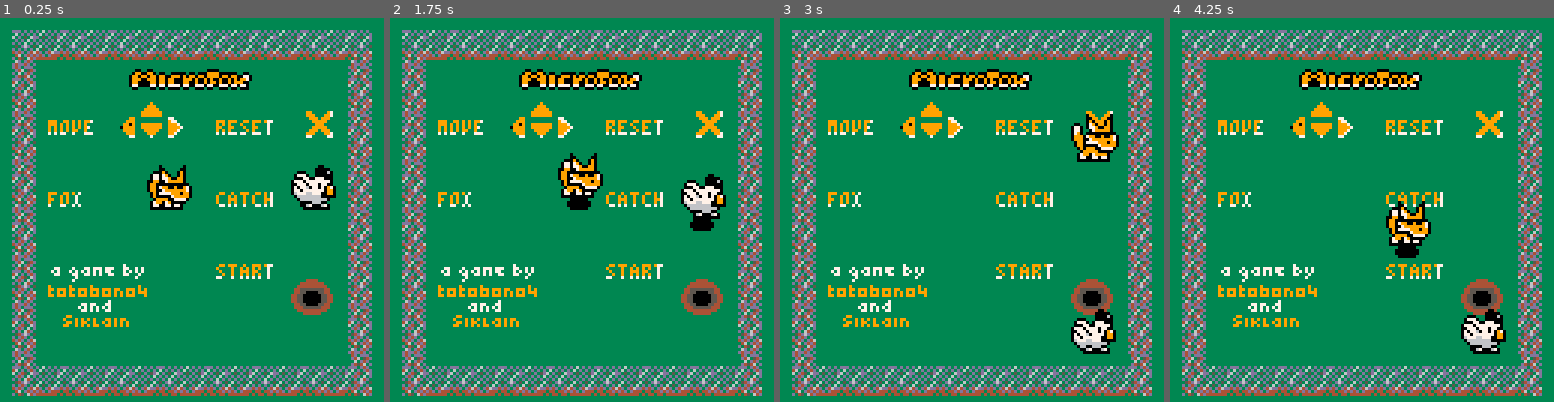
Above: before the commit, frames 1-4 (left to right).
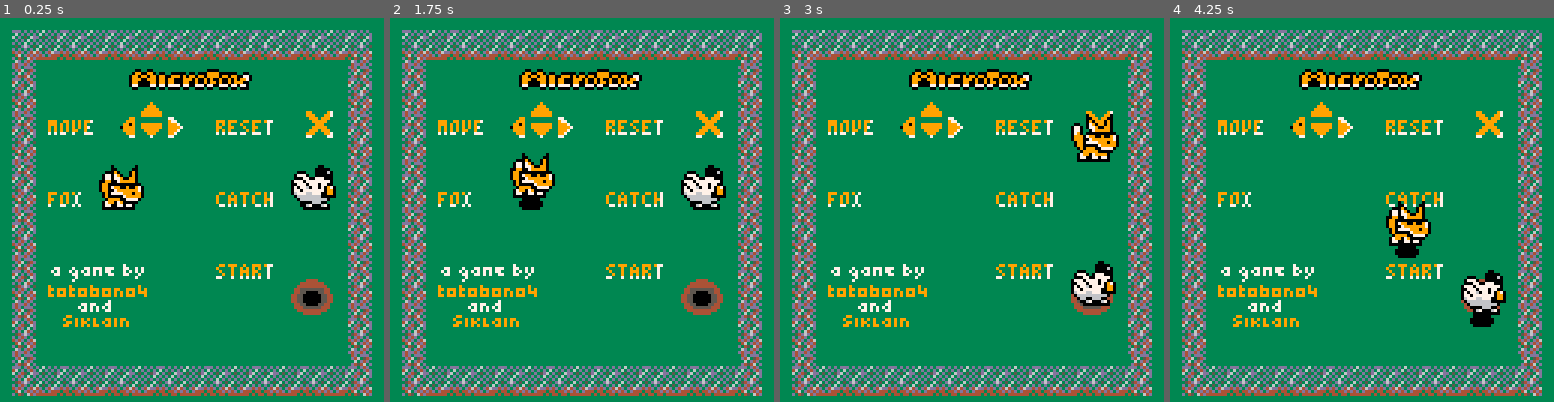
Above: after the commit, the same moments.

Repository: totobono4/microfox
Game: PICO-8 cartridge microfox.p8
Two runs of this game, one before a commit and one after it. Both use one fixed random seed, a clock stepped at 60 frames per second and the inputs below.
Inputs:
- Up to frame 1 (0.25 s): no input
- Up to frame 2 (1.75 s): tap X (X key) at 0.33, 1.07 s; tap O (Z key) at 0.7, 1.7 s; hold Right from 1.6 s (still down)
- Up to frame 3 (3 s): tap X (X key) at 1.85, 2.97 s; release Right at 2.1 s; tap O (Z key) at 2.1, 2.5, 2.9 s; hold Up 2.15-2.42 s; hold Right from 2.47 s (still down)
- Up to frame 4 (4.25 s): release Right at 3.03 s; hold Left 3.08-3.58 s; tap O (Z key) at 3.3, 3.7, 4.1 s; hold Down 3.63-3.97 s; hold Right from 4.02 s (still down); tap X (X key) at 4.08 s

The runs differ from the first frame. In frame 1, 2.0% of the frame differs, in the area x 25-50%, y 38-50%; in frame 2, 3.6%, in the area x 31-88%, y 35-56%; in frame 3, 1.9%; in frame 4, 1.9%.

Commit message:
maps and coq music

Diff:
--- a/microfox.p8
+++ b/microfox.p8
@@ -6,8 +6,6 @@
 	palt(0,false)
 
 	load_level(lvl)
-
-	music(0)
 end
 
 function _update()
@@ -105,16 +103,28 @@
 	}
 }
 
+maps={
+	menu={
+		cx=16,
+		cy=0,
+		sx=0,
+		sy=0,
+		cw=16,
+		ch=16,
+	},
+	green={
+		cx=0,
+		cy=0,
+		sx=0,
+		sy=0,
+		cw=16,
+		ch=16,
+	}
+}
+
 lvls={
 	[1]={
-		m={
-			cx=16,
-			cy=0,
-			sx=0,
-			sy=0,
-			cw=16,
-			ch=16,
-		},
+		m=maps.menu,
 	 b={
 	 	{11,1,1,1,1,1,1,8},
 	 	{2,0,0,0,0,0,0,2},
@@ -127,20 +137,26 @@
 	 },
 	 e={
 	 	{id=3,x=6,y=5},
-	 	{id=1,x=3,y=3},
+	 	{id=1,x=2,y=3},
 	 	{id=2,x=6,y=3},
+	 	{id=4,x=1,y=1},
+	 	{id=4,x=2,y=1},
+	 	{id=4,x=3,y=1},
+	 	{id=4,x=4,y=1},
+	 	{id=4,x=5,y=1},
+	 	{id=4,x=6,y=1},
+	 	{id=4,x=1,y=6},
+	 	{id=4,x=2,y=6},
+	 	{id=4,x=3,y=6},
+	 	{id=4,x=4,y=6},
+	 	{id=4,x=5,y=6},
+	 	{id=4,x=6,y=6},
 	 },
 	 h=99,
+	 q=0,
 	},
 	[2]={
-		m={
-			cx=0,
-			cy=0,
-			sx=0,
-			sy=0,
-			cw=16,
-			ch=16,
-		},
+		m=maps.green,
 	 b={
 	 	{11,1, 1, 1, 1, 1, 1, 8},
 	 	{2, 0, 0, 0, 0, 0, 0, 2},
@@ -157,42 +173,30 @@
 	 	{id=2,x=6,y=1},
 	 },
 		h=0,
+	 q=0,
+	},
+	[3]={
+		m=maps.green,
+		b={
+	 	{11,1, 5, 1, 1, 1, 1, 8},
+	 	{2, 0, 2, 0, 0, 0, 0, 2},
+	 	{2, 0, 2, 0, 0,15, 0, 2},
+	 	{2, 0, 2, 0, 0, 2, 0, 2},
+	 	{2, 0,10, 1, 1, 6, 0, 2},
+	 	{2, 0, 0, 0, 0,13, 0, 2},
+	 	{2, 0, 0, 0, 0, 0, 0, 2},
+	 	{10,1, 1, 1, 1, 1, 1, 9},
+	 },
+	 e={
+			{id=3,x=1,y=1},
+		 {id=1,x=1,y=1},
+		 {id=2,x=4,y=1},
 		},
-		[3]={
-			m={
-				cx=0,
-				cy=0,
-				sx=0,
-				sy=0,
-				cw=16,
-				ch=16,
-			},
-			b={
-		 	{11,1, 5, 1, 1, 1, 1, 8},
-		 	{2, 0, 2, 0, 0, 0, 0, 2},
-		 	{2, 0, 2, 0, 0,15, 0, 2},
-		 	{2, 0, 2, 0, 0, 2, 0, 2},
-		 	{2, 0,10, 1, 1, 6, 0, 2},
-		 	{2, 0, 0, 0, 0,13, 0, 2},
-		 	{2, 0, 0, 0, 0, 0, 0, 2},
-		 	{10,1, 1, 1, 1, 1, 1, 9},
-		 },
-		 e={
-				{id=3,x=1,y=1},
-			 {id=1,x=1,y=1},
-			 {id=2,x=4,y=1},
-			},
-			h=0,
-		},
-		[4]={
-		m={
-			cx=0,
-			cy=0,
-			sx=0,
-			sy=0,
-			cw=16,
-			ch=16,
-		},
+		h=0,
+	 q=0,
+	},
+	[4]={
+		m=maps.green,
 	 b={
 	 	{11,1, 5, 1, 1, 1, 1, 8},
 	 	{2, 0, 2, 0, 0, 0, 0, 2},
@@ -209,16 +213,10 @@
 	 	{id=2,x=4,y=4}
 		},
 		h=0,
-		},
-		[5]={
-		m={
-			cx=0,
-			cy=0,
-			sx=0,
-			sy=0,
-			cw=16,
-			ch=16,
-		},
+	 q=0,
+	},
+	[5]={
+		m=maps.green,
 	 b={
 	 	{0, 0, 0, 0, 0, 0, 0, 0},
 	 	{0, 0, 0, 0, 0, 0, 0, 0},
@@ -235,16 +233,10 @@
 	 	{id=2,x=4,y=7}
 	 },
 		h=0,
-		},
-		[6]={
-			m={
-			cx=0,
-			cy=0,
-			sx=0,
-			sy=0,
-			cw=16,
-			ch=16,
-		},
+	 q=0,
+	},
+	[6]={
+		m=maps.green,
 	 b={
 	 	{0, 0, 0, 0, 0, 0, 0, 0},
 	 	{0, 3, 0, 3, 0, 3, 0, 3},
@@ -261,16 +253,10 @@
 	 	{id=2,x=6,y=2}
 	 },
 		h=0,
-		},
-		[7]={
-		m={
-			cx=0,
-			cy=0,
-			sx=0,
-			sy=0,
-			cw=16,
-			ch=16,
-		},
+	 q=0,
+	},
+	[7]={
+		m=maps.green,
 	 b={
 	 	{0,0, 16, 0, 5, 1, 1, 8},
 	 	{0, 0, 0, 0, 2, 0, 0, 2},
@@ -288,16 +274,10 @@
 	 	{id=2,x=6,y=6}
 	 },
 		h=0,
-		},
-		[8]={
-		m={
-			cx=0,
-			cy=0,
-			sx=0,
-			sy=0,
-			cw=16,
-			ch=16,
-		},
+	 q=0,
+	},
+	[8]={
+		m=maps.green,
 	 b={
 	 	{11,1, 1, 1, 1, 1, 1,12},
 	 	{2, 0, 0, 0, 0, 0, 0, 0},
@@ -313,9 +293,16 @@
 	 	{id=1,x=1,y=1},
 	 	{id=2,x=6,y=1}
 	 },
-	h=0,
+		h=0,
+	 q=0,
 	},
 }
+
+musics={
+	chill=0,
+	coq=17,
+}
+cur_msq=99
 
 lvl=0
 lst_act=0
@@ -353,6 +340,13 @@
 	return entities
 end
 -->8
+function play_music(msq)
+	if cur_msq~=msq then
+		cur_msq=msq
+		music(msq)
+	end
+end
+
 function next_level()
 	lvl=(lvl+1)%#lvls
 	load_level(lvl)
@@ -373,7 +367,10 @@
 		b={unpack(lvls[n+1].b)},
 		e=lvl_e,
 		h=lvls[n+1].h,
+		q=lvls[n+1].q,
 	}
+
+	play_music(musics.chill)
 end
 
 function same_pos(e1,e2)
@@ -381,7 +378,7 @@
 end
 
 function check_lose()
-	if not check_spawn_hole() then
+	if not check_spawn_coq() then
 		return false
 	end
 
@@ -436,6 +433,15 @@
 	local chickens=get_entities(e_ids.chk)
 
 	if #chickens>coop.h then
+		return false
+	end
+	return true
+end
+
+function check_spawn_coq()
+	local chickens=get_entities(e_ids.chk)
+
+	if #chickens>coop.q then
 		return false
 	end
 	return true
@@ -469,7 +475,11 @@
 	end
 
 	if gam_stp<(lst-lst_act) then
+		if check_spawn_coq() then
+			play_music(musics.coq)
+		end
 		if check_lose() then
+			sfx(57)
 			reset_level()
 			return
 		end
@@ -537,7 +547,7 @@
 			goto drawnextentity
 		end
 		if e.id==e_ids.coq then
-			if not check_spawn_hole() then
+			if not check_spawn_coq() then
 				goto drawnextentity
 			end
 		end
@@ -663,6 +673,14 @@
 			x=(fmv.x-fle_dst)%8+fle_dst,
 			y=(fmv.y-fle_dst)%8+fle_dst,
 		})
+		add(new_fmvs,{
+			x=(fmv.x+fle_dst)%8-fle_dst,
+			y=(fmv.y-fle_dst)%8+fle_dst,
+		})
+		add(new_fmvs,{
+			x=(fmv.x+fle_dst)%8-fle_dst,
+			y=(fmv.y-fle_dst)%8+fle_dst,
+		})
 	end
 	return new_fmvs
 end
@@ -761,7 +779,7 @@
 end
 
 function mv_coq(fmvs)
-	if not check_spawn_hole() then
+	if not check_spawn_coq() then
 		return
 	end
 
Not shown, changed: the thumbnail (__label__) section of microfox.p8
